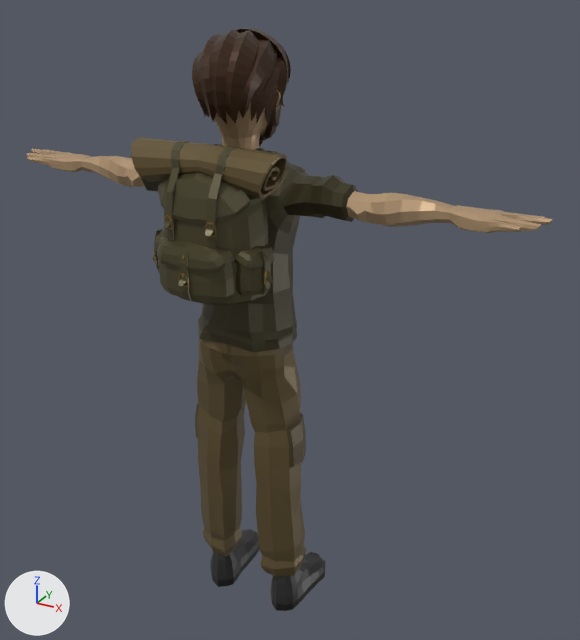
The glTF model public/models/characters/m_adventurer.glb: old version first, new version second.
The view is the same before and after, from a 50 mm camera at (1.177, -1.167, -3.262) aimed at (0.109, 0.776, -4.233). Lighting does not change. The marker at lower left points along +X, +Y and +Z. The picture after the commit comes second. Where no turn or scale is listed for an object, it has been applied to the vertices. Vertices at exactly the same position are counted once.

Names of what the first picture shows: 'Adventurer_Body', 'Adventurer_Feet', 'Adventurer_Head', 'Adventurer_Legs', 'Backpack'.
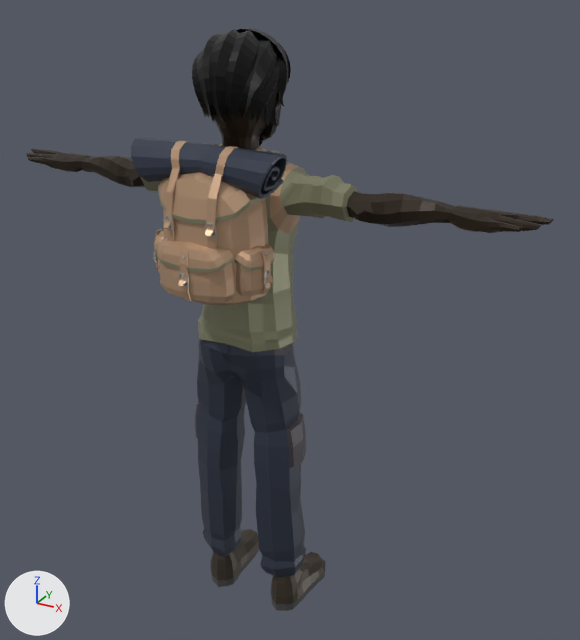
The newer file is also rescaled (x0.01), turned or shifted as a whole; pictures and numbers use the older file's frame.

Where the change shows, as pixel boxes [x1, y1, x2, y2] in the pictures (580 x 640 px; the box of a moved part takes in the faces that stretch with it):
part 1 of me_adventurer_legs, recoloured
    both: [195, 343, 306, 468]
part 2 of me_adventurer_legs, recoloured
    both: [197, 339, 306, 577]
part 3 of me_adventurer_body, moved or reshaped
    both: [198, 319, 278, 351]
part 4 of me_adventurer_body, recoloured (lighter)
    both: [141, 144, 358, 352]
part 5 of me_adventurer_body, recoloured
    both: [219, 144, 300, 234]
part 6 of me_adventurer_body, recoloured (darker)
    both: [26, 149, 554, 233]
part 7 of me_adventurer_head, recoloured (beige to black)
    both: [214, 90, 281, 150]
part 8 of me_adventurer_head, recoloured
    both: [192, 29, 291, 146]
part 9 of me_backpack, moved or reshaped
    both: [164, 172, 274, 306]
part 10 of me_backpack, recoloured
    both: [131, 137, 287, 198]
part 11 of me_backpack, recoloured
    both: [154, 190, 275, 273]
part 12 of me_backpack, recoloured (lighter)
    both: [153, 141, 274, 301]
part 13 of me_backpack, recoloured
    both: [154, 215, 271, 288]

Patch to the scene script:
```diff
--- a/public/models/characters/m_adventurer.glb.py
+++ b/public/models/characters/m_adventurer.glb.py
@@ mat_palettematerial001 @@
+mat_palettematerial001 = principled_material('PaletteMaterial001')
+mat_palettematerial001.texture = img_palettebasecolor
+mat_palettematerial001.metallic = 0.4
+mat_palettematerial001.roughness = 0.415
@@ me_adventurer_legs @@
 me_adventurer_legs.from_pydata(...)  # 413 vertices, 822 faces; spans x -0.189..0.189, y 0.587..0.821, z -5.127..-4.23
+# me_adventurer_legs part 1: 104 faces spanning x -0.189..0.189, y 0.597..0.821, z -4.684..-4.23 switch from mat_brown2 (brown #52462c) to mat_palettematerial001 (picture img_palettebasecolor)
+# me_adventurer_legs part 2: 718 faces spanning x -0.186..0.186, y 0.587..0.821, z -5.127..-4.23 switch from mat_brown (brown #6a5939) to mat_palettematerial001 (picture img_palettebasecolor)
@@ me_adventurer_body @@
 me_adventurer_body.from_pydata(...)  # 1766 vertices, 3528 faces; spans x -0.84..0.84, y 0.59..0.85, z -4.27..-3.71
+# me_adventurer_body part 3: 2 vertices moved within x -0.11..0.11, y 0.62, z -4.24; 2 vertices removed from x -0.11..0.11, y 0.62, z -4.25; 2 vertices added at x -0.11..0.11, y 0.62, z -4.24
+# me_adventurer_body part 4: 952 faces spanning x -0.34..0.34, y 0.59..0.82, z -4.27..-3.71 switch from mat_green (brown #3e3921) to mat_palettematerial001 (picture img_palettebasecolor)
+# me_adventurer_body part 5: 462 faces spanning x -0.16..0.16, y 0.6..0.84, z -4.27..-3.71 switch from mat_lightgreen (brown #4f4a30) to mat_palettematerial001 (picture img_palettebasecolor)
+# me_adventurer_body part 6: 2086 faces spanning x -0.84..0.84, y 0.66..0.85, z -3.88..-3.73 switch from mat_skin (beige #bb9c79) to mat_palettematerial001 (picture img_palettebasecolor)
@@ me_adventurer_head @@
 me_adventurer_head.from_pydata(...)  # 1944 vertices, 3620 faces; spans x -0.112..0.108, y 0.559..0.827, z -3.822..-3.408
-me_adventurer_head.materials.append(mat_eyebrows)  # brown #372e24
-me_adventurer_head.materials.append(mat_eye)  # brown #2c2018
+# me_adventurer_head part 7: 417 faces spanning x -0.107..0.107, y 0.59..0.827, z -3.822..-3.438 switch from mat_skin (beige #bb9c79) to mat_palettematerial001 (picture img_palettebasecolor)
+# me_adventurer_head part 8: 3124 faces spanning x -0.112..0.108, y 0.559..0.82, z -3.73..-3.408 switch from mat_hair (brown #412914) to mat_palettematerial001 (picture img_palettebasecolor)
@@ me_backpack @@
 me_backpack.from_pydata(...)  # 963 vertices, 1748 faces; spans x -0.219..0.219, y 0.389..0.618, z -4.083..-3.674
+# me_backpack part 9: 157 of 963 vertices moved; they spanned x -0.153..0.174, y 0.414..0.618, z -4.083..-3.736 and now span x -0.153..0.174, y 0.414..0.618, z -4.083..-3.736; mean shift (0.0, 0.0, 0.0); largest move (-0.001, 0.562, -3.736) -> (-0.041, 0.453, -4.08)
+# me_backpack part 10: 316 faces spanning x -0.219..0.219, y 0.475..0.606, z -3.791..-3.675 switch from mat_brown (brown #6a5939) to mat_palettematerial001 (picture img_palettebasecolor)
+# me_backpack part 11: 66 faces spanning x -0.176..0.174, y 0.408..0.601, z -3.979..-3.792 switch from mat_green (brown #3e3921) to mat_palettematerial001 (picture img_palettebasecolor)
+# me_backpack part 12: 630 faces spanning x -0.195..0.193, y 0.389..0.618, z -4.083..-3.674 switch from mat_lightgreen (brown #4f4a30) to mat_palettematerial001 (picture img_palettebasecolor)
+# me_backpack part 13: 400 faces spanning x -0.186..0.184, y 0.398..0.545, z -4.02..-3.847 switch from mat_gold (brown #826932) to mat_palettematerial001 (picture img_palettebasecolor)
```
